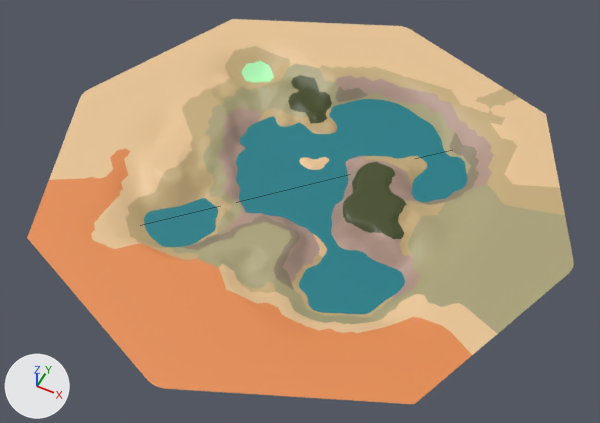
Renders of the FBX model Assets/Project_Junk/Prefabs/World/Landscapes/Land/Landscape_HD.fbx from each side of a commit.
Rendered twice from a camera (50 mm lens) standing at (10081.0, -20551.0, 23879.0) and looking at (150.0, -689.0, -948.0). Arrows for +X, +Y and +Z are at lower left; the lights stay in place. Mesh edges are drawn as thin lines on the coarser meshes. Where no turn or scale is listed for an object, it has been applied to the vertices.

The first picture shows 'MainLand', 'WaterPlane'.
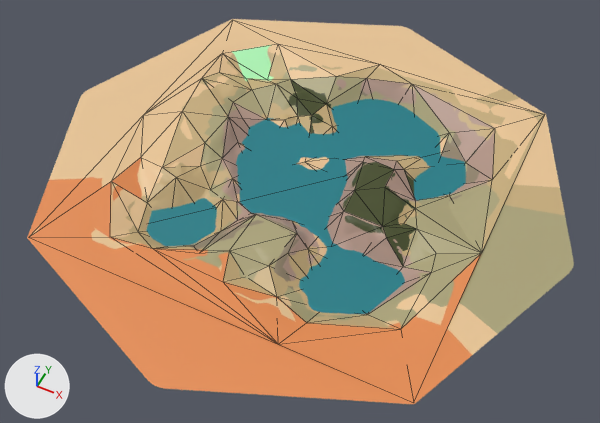
Changed parts and their boxes (x1, y1, x2, y2) in the pictures (600 x 423 px):
'MainLandCol', added
    after: (29, 34, 545, 402)
    faces in mat_orangesand (orange #e68d51): (29, 157, 481, 402)
    faces in mat_sand_002 (brown #c8ae7d): (113, 51, 545, 329)
    faces in mat_lightgrass (beige #aca47a): (200, 76, 486, 328)
    faces in mat_sand_001 (beige #eac696): (30, 34, 543, 237)
    faces in mat_softrock (beige #b49688): (222, 79, 495, 314)

The change, as a diff of the scene's bpy script:
```diff
--- a/Assets/Project_Junk/Prefabs/World/Landscapes/Land/Landscape_HD.fbx.py
+++ b/Assets/Project_Junk/Prefabs/World/Landscapes/Land/Landscape_HD.fbx.py
@@ me_landscape_007 @@
+me_landscape_007.from_pydata(...)  # 129 vertices, 248 faces; spans x -7500.0..7500.0, y -7500.0..7500.0, z -1368.0..694.0
+# faces by material slot: [79, 59, 12, 32, 15, 45, 4, 2]
+me_landscape_007.materials.append(mat_sand_001)  # beige #eac696
+me_landscape_007.materials.append(mat_sand_002)  # brown #c8ae7d
+me_landscape_007.materials.append(mat_orangesand)  # orange #e68d51
+me_landscape_007.materials.append(mat_lightgrass)  # beige #aca47a
+me_landscape_007.materials.append(mat_darkgrass)  # dark green #444c24
+me_landscape_007.materials.append(mat_softrock)  # beige #b49688
+me_landscape_007.materials.append(mat_shadyrock)  # brown #92846c
+me_landscape_007.materials.append(mat_lightgreen)  # green #b5ffbf
@@ ob_mainlandcol @@
+ob_mainlandcol = bpy.data.objects.new('MainLandCol', me_landscape_007)
+ob_mainlandcol.location = (0.0, 0.0, 0.0)
```
